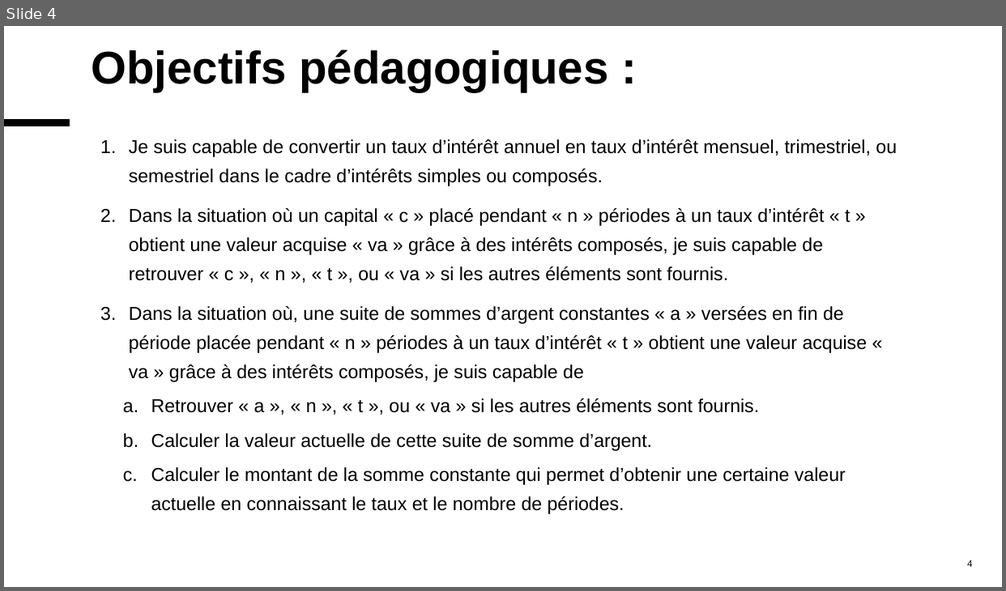
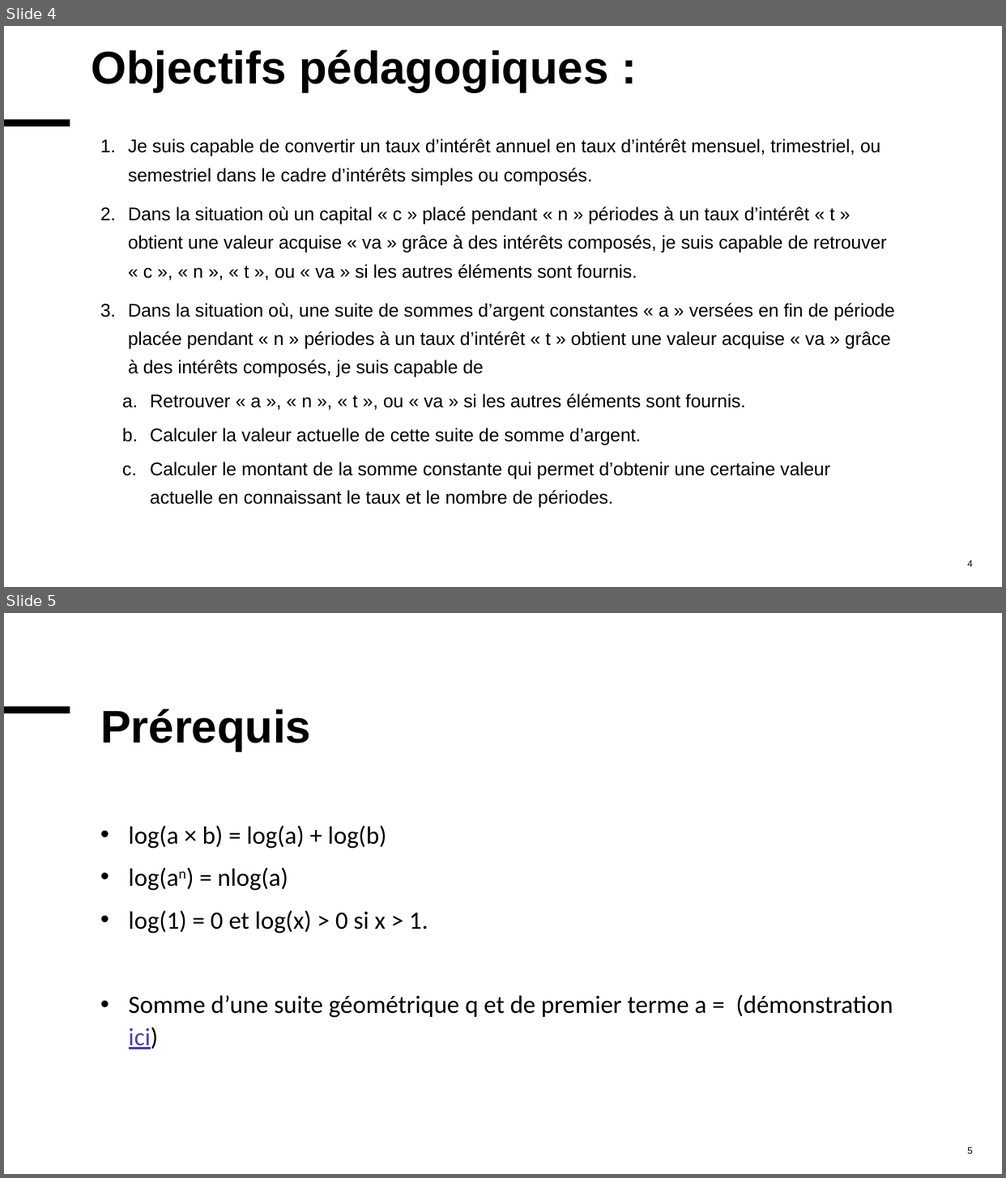
Before and after one commit to MaxMontouro/BUT_Info, a slide deck: Annee2/S4/R4_D_09_maths_gestion/CHP1/chap1.pptx. Shown one above the other, each under a label of ours: slide 4 before the commit, slides 4 and 5 after it. The pictures are 1006x591 and 1006x1178 pixels, drawn with LibreOffice and Linux fonts; fonts in the diff are those of the drawing. Boxes give left, top, right and bottom in pixels: in the first picture for what was removed or moved away, otherwise in the second. Text is boxed around its words. In the diff, an @@ line names an element or a change of style, - is before the commit and + after.

```diff
--- a/Annee2/S4/R4_D_09_maths_gestion/CHP1/chap1.pptx
+++ b/Annee2/S4/R4_D_09_maths_gestion/CHP1/chap1.pptx
@@ slide 5 added at (4,613,1002,1174), background #FFFFFF; not listed: 1 template element that a slide beside it also shows @@
@@ title added at (100,709,311,752), 44 pt, text #000000, bold @@
+Prérequis
@@ text added at (129,825,893,1050), 24 pt, text #000000 @@
+• log(a × b) = log(a) + log(b)
+• log(an) = nlog(a)
+• log(1) = 0 et log(x) > 0 si x > 1.
+• Somme d’une suite géométrique q et de premier terme a = (démonstration ici)
@@ page number added at (967,1148,972,1154), 9 pt, text #000000 @@
+5
@@ slide 4 changed as well @@
@@ text "Je suis capable de convertir ..." at (128,139,895,508): size 18 to 17.6 pt; indent changed @@
```
Also in this commit, not shown: 18 other slides changed, 3 other slides added, 4 slides removed, 3 other files.
